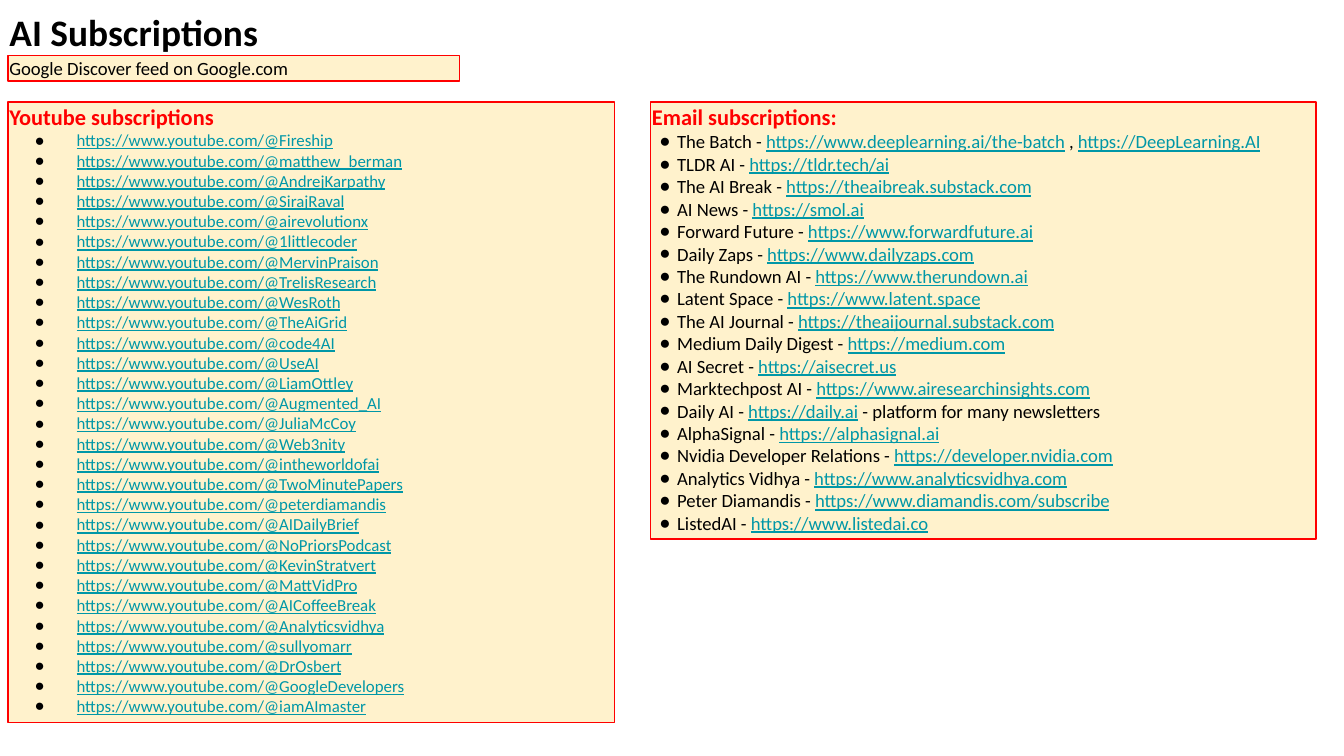
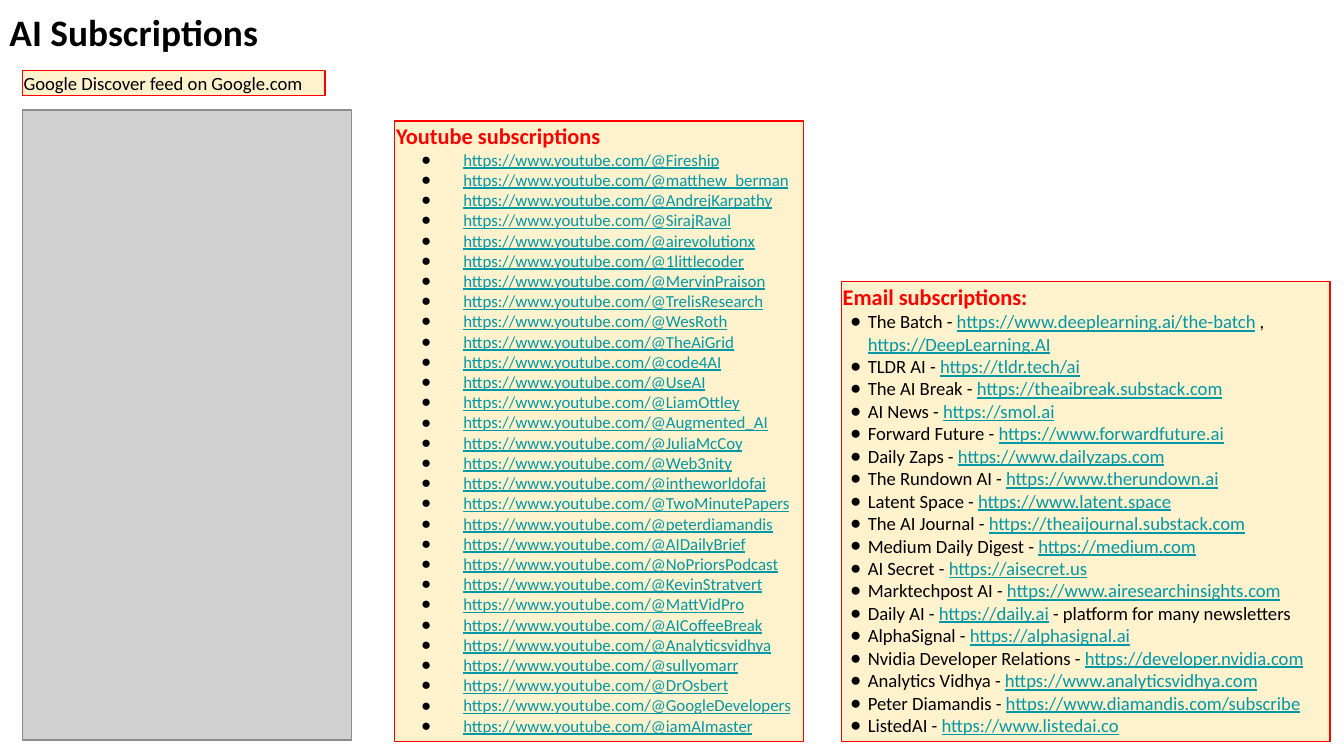
Before and after one commit to lselector/seminar, a slide deck: slide 15 of 2025/2025-03-07-AI-Updates.pptx (slide 12 before the commit). Drawn at 1344x756 pixels with LibreOffice and Linux fonts; fonts in the diff are those of the drawing; grey boxes stand for pictures. Boxes give left, top, right and bottom in pixels: in the first picture for what was removed or moved away, otherwise in the second. Text is boxed around its words. In the diff, an @@ line names an element or a change of style, - is before the commit and + after.

```diff
--- a/2025/2025-03-07-AI-Updates.pptx
+++ b/2025/2025-03-07-AI-Updates.pptx
@@ rectangle "Google Discover feed on Google.com": place and size @@
-rectangle "Google Discover feed on Google.com" at [8, 55, 460, 81]
+rectangle "Google Discover feed on Google.com" at [23, 70, 325, 95]
@@ picture added at [23, 110, 352, 741] @@
@@ rectangle "Youtube subscriptions": place and size @@
-rectangle "Youtube subscriptions" at [8, 102, 614, 723]
+rectangle "Youtube subscriptions" at [395, 121, 804, 742]
@@ rectangle "Email subscriptions:": place and size @@
-rectangle "Email subscriptions:" at [650, 102, 1316, 539]
+rectangle "Email subscriptions:" at [841, 282, 1331, 742]
```
Also in this commit, not shown: 2 other slides changed, 3 slides added.
